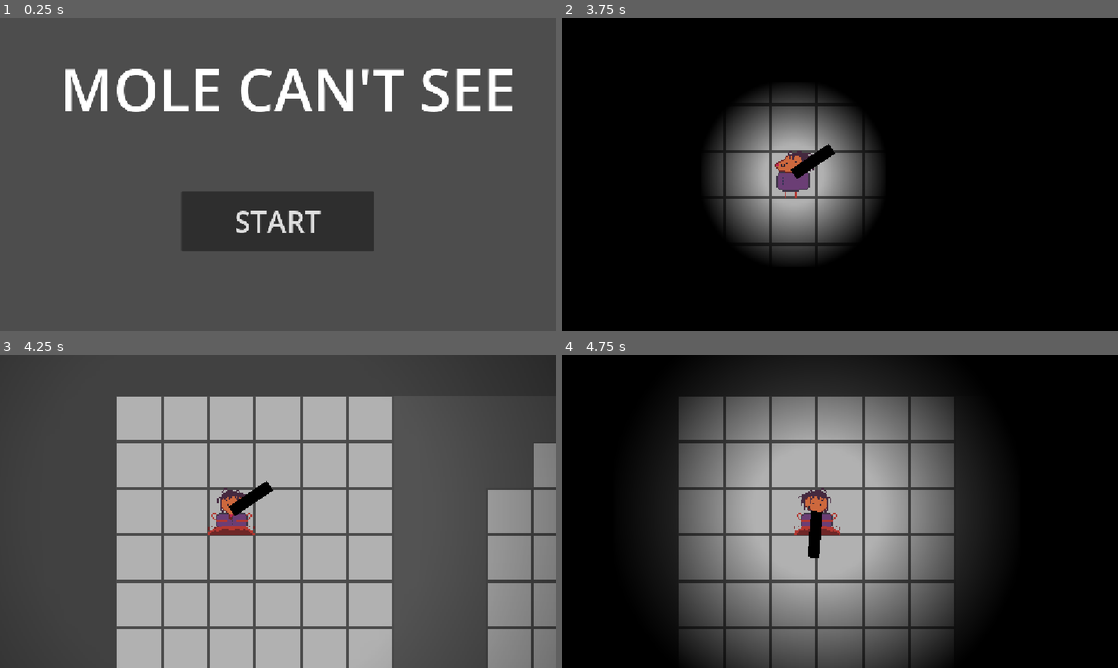
Above: before the commit, frames 1-4 (two rows, left to right).
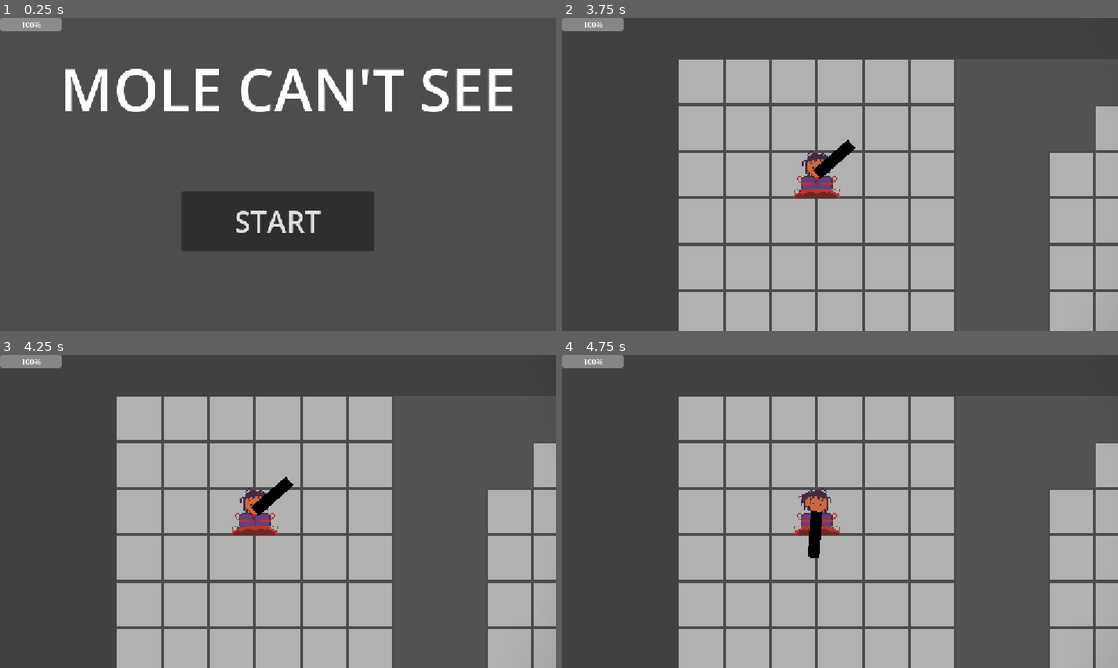
Above: after the commit, the same moments.

Repository: PandaMaki/game-jam-baudo
Game: Godot game, scene res://scenes/UI/main.tscn
Same seed, same stepped clock (60 frames per second), same inputs: the game is played once before the commit and once after it. The engine's default icon, where the game draws it, is replaced by a stand-in: a white triangle on a blue panel in a dark square.
Inputs (mouse positions are in pixels of both pictures, inside the frame that each line leads up to):
- Up to frame 1 (0.25 s): no input
- Up to frame 2 (3.75 s): click "START" at 0.5 s; click "Prototype" at 1.25 s; tap Enter (ui_accept) at 2, 2.27, 2.3, 2.57, 2.85, 3.02, 3.32, 3.5 s; move the mouse to (962, 158) at 2.02 s; hold D (right) 2.03-3.53 s; tap Space (shoot) at 2.1, 3.05, 3.6 s; move the mouse to (728, 190) at 2.77 s; move the mouse to (895, 105) at 3.52 s; hold A (left) from 3.53 s (still down)
- Up to frame 3 (4.25 s): keep holding A (left); tap Enter (ui_accept) at 3.8 s
- Up to frame 4 (4.75 s): move the mouse to (812, 574) at 4.27 s; release A (left) at 4.28 s; hold D (right) from 4.28 s (still down); tap Space (shoot) at 4.35 s; tap Enter (ui_accept) at 4.52 s

The runs differ from the first frame. In frame 1, 0.5% of the frame differs, in the area x 0-12%, y 0-5%; in frame 2, 98%, in the area x 0-100%, y 0-100%; in frame 3, 8.8%; in frame 4, 86%.
Error after the commit: Invalid access to property or key 'vrai_mort' on a base object of type 'CharacterBody2D (sorciere.gd)'. (res://scenes/ennemi/spawner/spawner_mob.gd:13)

Commit message:
ajout systeme de vie (ENFIN) et de la sorciere
dites moi si il y a un probleme

Diff:
--- a/ennemi_flamme.gd
+++ b/ennemi_flamme.gd
@@ -7,13 +7,17 @@
 var dead = false
 var balle = preload("res://scenes/balle/balle_ennemi.tscn")
 var peut_tirer = true
+var vie = 250
 
+func prendre_degat(degat):
+	vie -= degat
 
 
 
 func _physics_process(delta: float) -> void:
 	# Add the gravity.
-
+	if vie <= 0:
+		die()
 	# Handle jump.
 	if Input.is_action_just_pressed("ui_accept") and is_on_floor():
 		velocity.y = JUMP_VELOCITY
--- a/ennemi_rapide.gd
+++ b/ennemi_rapide.gd
@@ -7,7 +7,10 @@
 var dead = false
 var balle = preload("res://scenes/balle/balle_ennemi.tscn")
 var peut_tirer = true
+var vie = 100
 
+func prendre_degat(degat):
+	vie -= degat
 
 
 
@@ -15,6 +18,8 @@
 	$degat.enabled = false
 
 func _physics_process(delta: float) -> void:
+	if vie <= 0:
+		die()
 	if Input.is_action_just_pressed("ui_accept") and is_on_floor():
 		velocity.y = JUMP_VELOCITY
 	if $visée.is_colliding():
--- a/game.tscn
+++ b/game.tscn
@@ -7,6 +7,7 @@
 [ext_resource type="PackedScene" uid="uid://bpquuk3gv5mb" path="res://ennemi_à_pompe.tscn" id="4_fc0e3"]
 [ext_resource type="PackedScene" uid="uid://b5gsdgasm7jdw" path="res://ennemi_flamme.tscn" id="5_7jktm"]
 [ext_resource type="PackedScene" uid="uid://bprgdqqxfkn0s" path="res://ennemi_rapide.tscn" id="7_eow3j"]
+[ext_resource type="PackedScene" uid="uid://c7x4e40p5jlgy" path="res://sorciere.tscn" id="8_j5wjh"]
 
 [sub_resource type="Gradient" id="Gradient_mwb40"]
 colors = PackedColorArray(1, 1, 1, 1, 1, 1, 1, 1)
@@ -50,4 +51,7 @@
 [node name="ennemi3" parent="." unique_id=523428700 instance=ExtResource("7_eow3j")]
 position = Vector2(1114, 171)
 
+[node name="ennemi4" parent="." unique_id=1869121481 instance=ExtResource("8_j5wjh")]
+position = Vector2(392, 450)
+
 [connection signal="mort" from="Player" to="." method="_on_player_mort"]
--- a/scenes/UI/main.gd
+++ b/scenes/UI/main.gd
@@ -10,6 +10,8 @@
 
 func _on_menu_commencer() -> void:
 	$LevelChooser.show()
+	$game/Player.vie = 100
+	$game/Player/CanvasLayer/barre_de_vie.value = $game/Player.vie
 	$menu.hide()
 
 
--- a/scenes/balle/balle.gd
+++ b/scenes/balle/balle.gd
@@ -16,8 +16,8 @@
 		return
 
 	# 2. Si c'est l'ennemi, on le tue et on détruit la balle
-	if body.has_method("die"):
-		body.die() # Va activer le queue_free() de l'ennemi
+	if body.has_method("prendre_degat(degat)"):
+		body.prendre_degat(25) # Va activer le queue_free() de l'ennemi
 		print("ennemi est mort")
 		queue_free() # Détruit la balle
 		print("balle détruite")
--- a/scenes/balle/balle_ennemi.gd
+++ b/scenes/balle/balle_ennemi.gd
@@ -18,7 +18,7 @@
 
 	# 2. Si c'est l'ennemi, on le tue et on détruit la balle
 	if body is player:
-		body.die() # Va activer le queue_free() de l'ennemi
+		body.prendre_degat(25) # Va activer le queue_free() de l'ennemi
 		print("ennemi est mort")
 		queue_free() # Détruit la balle
 		print("balle détruite")
--- a/scenes/balle/flamme.gd
+++ b/scenes/balle/flamme.gd
@@ -18,7 +18,7 @@
 
 	# 2. Si c'est l'ennemi, on le tue et on détruit la balle
 	if body is player:
-		body.die() # Va activer le queue_free() de l'ennemi
+		body.prendre_degat(1) # Va activer le queue_free() de l'ennemi
 		print("ennemi est mort")
 		queue_free() # Détruit la balle
 		print("balle détruite")
--- a/scenes/balle/flamme.tscn
+++ b/scenes/balle/flamme.tscn
@@ -24,4 +24,7 @@
 
 [node name="VisibleOnScreenNotifier2D" type="VisibleOnScreenNotifier2D" parent="." unique_id=1368401861]
 
+[node name="Timer" type="Timer" parent="." unique_id=1529009897]
+
 [connection signal="body_entered" from="." to="." method="_on_body_entered"]
+[connection signal="timeout" from="Timer" to="." method="_on_timer_timeout"]
--- a/scenes/ennemi/ennemi.gd
+++ b/scenes/ennemi/ennemi.gd
@@ -7,13 +7,18 @@
 var dead = false
 var balle = preload("res://scenes/balle/balle_ennemi.tscn")
 var peut_tirer = true
+var vie = 200
+
+func prendre_degat(degat):
+	vie -= degat
 
 
 
 
 func _physics_process(delta: float) -> void:
 	# Add the gravity.
-
+	if vie <= 0:
+		die()
 	# Handle jump.
 	if Input.is_action_just_pressed("ui_accept") and is_on_floor():
 		velocity.y = JUMP_VELOCITY
--- a/scenes/ennemi/spawner/spawner_mob.gd
+++ b/scenes/ennemi/spawner/spawner_mob.gd
@@ -1,6 +1,7 @@
 extends Node2D
 @export var ennemi_scene : PackedScene
 var game = get_parent()
+var ennemies : Array[CharacterBody2D] = []
 # Called when the node enters the scene tree for the first time.
 func _ready() -> void:
 	game = get_parent()
@@ -9,9 +10,20 @@
 
 # Called every frame. 'delta' is the elapsed time since the previous frame.
 func _process(delta: float) -> void:
-	pass
+	game.vrai_mort.connect(_on_game_vrai_mort)
 
 func spawn():
 	var ennemi = ennemi_scene.instantiate()
 	ennemi.global_position = $Marker2D.global_position
 	game.add_child.call_deferred(ennemi)
+	ennemies.append(ennemi)
+
+func despawn():
+	for i in ennemies:
+		var tout_le_monde = i
+		if tout_le_monde.is_instance_valid():
+			queue_free()
+	ennemies.clear()
+func _on_game_vrai_mort():
+	game.vrai_mort.connect(_on_game_vrai_mort)
+	despawn()
--- a/scenes/ennemi/spawner/spawner_mob.tscn
+++ b/scenes/ennemi/spawner/spawner_mob.tscn
@@ -1,7 +1,7 @@
 [gd_scene format=3 uid="uid://cpqx0lvrw1upx"]
 
 [ext_resource type="Script" uid="uid://b46qg6ds0pyp3" path="res://scenes/ennemi/spawner/spawner_mob.gd" id="1_8je6w"]
-[ext_resource type="PackedScene" uid="uid://iv24j2lstkvs" path="res://scenes/ennemi/ennemi.tscn" id="2_8enx5"]
+[ext_resource type="PackedScene" uid="uid://iv24j2lstkvs" path="res://ennemi.tscn" id="2_8enx5"]
 
 [node name="spawner_mob" type="Node2D" unique_id=1146077950]
 script = ExtResource("1_8je6w")
--- a/scenes/player/player.gd
+++ b/scenes/player/player.gd
@@ -11,6 +11,8 @@
 @export var taille_case = 32
 # Durée (en secondes) pour glisser d'une case à l'autre
 @export var duree_deplacement = 0.08
+@export var vie_max = 100
+var vie = 100
 
 # Vrai pendant l'animation : empêche de lancer un 2e déplacement en même temps
 var en_mouvement = false
@@ -19,10 +21,17 @@
 	#lumière allumée
 	var tween = create_tween()
 	tween.tween_property($PointLight2D, "texture_scale", 10.0, 0.2)
+	$CanvasLayer/barre_de_vie.max_value = vie_max
+	$CanvasLayer/barre_de_vie.value = vie
+
+func prendre_degat(degat):
+	vie -= degat
+	$CanvasLayer/barre_de_vie.value = vie
 
 func _unhandled_input(event: InputEvent) -> void:
 	if en_mouvement:
 		return
+
 
 	if event.is_action_pressed("up"):
 		essayer_deplacer(Vector2.UP)
@@ -77,3 +86,7 @@
 
 	#on passe a l'animation hors de terre
 	$AnimatedSprite2D.animation = "sortie_de_terre"
+
+func _process(delta: float) -> void:
+	if vie <= 0:
+		die()
--- a/scenes/player/player.tscn
+++ b/scenes/player/player.tscn
@@ -121,4 +121,10 @@
 scale = Vector2(4, 4)
 texture = SubResource("GradientTexture2D_apd2n")
 
+[node name="CanvasLayer" type="CanvasLayer" parent="." unique_id=9894204]
+
+[node name="barre_de_vie" type="ProgressBar" parent="CanvasLayer" unique_id=2080266704]
+offset_right = 128.0
+offset_bottom = 27.0
+
 [connection signal="timeout" from="TimerNoir" to="." method="_on_timer_noir_timeout"]
--- a/scripts/script_ennemi/ennemi_à_pompe.gd
+++ b/scripts/script_ennemi/ennemi_à_pompe.gd
@@ -7,13 +7,17 @@
 var dead = false
 var balle = preload("res://scenes/balle/balle_ennemi.tscn")
 var peut_tirer = true
+var vie = 400
 
+func prendre_degat(degat):
+	vie -= degat
 
 
 
 func _physics_process(delta: float) -> void:
 	# Add the gravity.
-
+	if vie <= 0:
+		die()
 	# Handle jump.
 	if Input.is_action_just_pressed("ui_accept") and is_on_floor():
 		velocity.y = JUMP_VELOCITY
--- /dev/null
+++ b/sorciere.gd
@@ -0,0 +1,75 @@
+extends CharacterBody2D
+
+
+const SPEED = 300.0
+const JUMP_VELOCITY = -400.0
+var cible = null
+var dead = false
+var balle = preload("res://scenes/balle/balle_ennemi.tscn")
+var peut_tirer = true
+var vie = 300
+
+func prendre_degat(degat):
+	vie -= degat
+
+
+
+func _physics_process(delta: float) -> void:
+	# Add the gravity.
+	if vie <= 0:
+		die()
+	# Handle jump.
+	if Input.is_action_just_pressed("ui_accept") and is_on_floor():
+		velocity.y = JUMP_VELOCITY
+	if $visée.is_colliding():
+		var touche = $visée.get_collider()
+		# On vérifie que l'objet existe encore avant de l'utiliser
+		if is_instance_valid(touche) and touche.is_in_group("player") and peut_tirer:
+			tirer()
+			peut_tirer = false
+			$Timer.start()
+	if cible != null:
+		invocation()
+		$invocation_timer.start()
+		look_at(cible.global_position)
+		$NavigationAgent2D.target_position = cible.global_position
+		var direction_mouvement = $NavigationAgent2D.get_next_path_position()
+		var direction_jsp = direction_mouvement -global_position
+		var direction_normalisé = direction_jsp.normalized()
+		if direction_normalisé != Vector2.ZERO:
+			velocity = direction_normalisé*SPEED
+		else:
+			velocity.x = move_toward(velocity.x, 0, SPEED)
+			velocity.y = move_toward(velocity.y, 0, SPEED)
+	# Get the input direction and handle the movement/deceleration.
+	# As good practice, you should replace UI actions with custom gameplay actions.
+
+
+	move_and_slide()
+
+func die():
+	queue_free()
+
+func _on_area_2d_body_entered(body: Node2D) -> void:
+	cible = body
+func tirer():
+	var new_ball = balle.instantiate()
+	var direction = $visée
+	new_ball.direction = (cible.global_position - direction.global_position).normalized()
+	new_ball.global_position = direction.global_position
+	new_ball.rotation = new_ball.direction.angle()
+
+	get_tree().current_scene.add_child(new_ball)
+
+
+func _on_timer_timeout() -> void:
+	peut_tirer = true
+
+func invocation():
+	$spawner_mob.spawn()
+	$spawner_mob2.spawn()
+	$spawner_mob3.spawn()
+	$spawner_mob4.spawn()
+
+func _on_invocation_timer_timeout() -> void:
+	invocation()
--- /dev/null
+++ b/sorciere.tscn
@@ -0,0 +1,69 @@
+[gd_scene format=3 uid="uid://c7x4e40p5jlgy"]
+
+[ext_resource type="Script" uid="uid://b5tijtd7bxnpb" path="res://sorciere.gd" id="1_0cec3"]
+[ext_resource type="PackedScene" uid="uid://cpqx0lvrw1upx" path="res://scenes/ennemi/spawner/spawner_mob.tscn" id="2_txiy4"]
+[ext_resource type="PackedScene" uid="uid://bprgdqqxfkn0s" path="res://ennemi_rapide.tscn" id="3_lqvhw"]
+
+[sub_resource type="Gradient" id="Gradient_5npyw"]
+offsets = PackedFloat32Array(0.012048192, 1)
+colors = PackedColorArray(1, 0, 0, 1, 1, 0, 0, 1)
+
+[sub_resource type="GradientTexture1D" id="GradientTexture1D_ssvtb"]
+gradient = SubResource("Gradient_5npyw")
+
+[sub_resource type="RectangleShape2D" id="RectangleShape2D_ssvtb"]
+size = Vector2(74, 65)
+
+[sub_resource type="RectangleShape2D" id="RectangleShape2D_ux1y0"]
+size = Vector2(866, 731)
+
+[node name="ennemi" type="CharacterBody2D" unique_id=504666815 groups=["ennemi"]]
+collision_layer = 2
+script = ExtResource("1_0cec3")
+
+[node name="Sprite2D" type="Sprite2D" parent="." unique_id=1007100569]
+scale = Vector2(0.28515625, 65)
+texture = SubResource("GradientTexture1D_ssvtb")
+
+[node name="CollisionShape2D" type="CollisionShape2D" parent="." unique_id=1966610797]
+position = Vector2(0, 0.5)
+shape = SubResource("RectangleShape2D_ssvtb")
+
+[node name="NavigationAgent2D" type="NavigationAgent2D" parent="." unique_id=1369964738]
+
+[node name="Area2D" type="Area2D" parent="." unique_id=1730165307]
+
+[node name="CollisionShape2D" type="CollisionShape2D" parent="Area2D" unique_id=331268232]
+position = Vector2(2, -8.5)
+shape = SubResource("RectangleShape2D_ux1y0")
+
+[node name="visée" type="RayCast2D" parent="." unique_id=1691809256]
+position = Vector2(38, 0)
+target_position = Vector2(236, 1)
+
+[node name="Timer" type="Timer" parent="." unique_id=2145972395]
+wait_time = 0.5
+one_shot = true
+
+[node name="spawner_mob" parent="." unique_id=1146077950 instance=ExtResource("2_txiy4")]
+position = Vector2(0, 123)
+ennemi_scene = ExtResource("3_lqvhw")
+
+[node name="spawner_mob2" parent="." unique_id=989284914 instance=ExtResource("2_txiy4")]
+position = Vector2(201, -1)
+ennemi_scene = ExtResource("3_lqvhw")
+
+[node name="spawner_mob3" parent="." unique_id=1629480766 instance=ExtResource("2_txiy4")]
+position = Vector2(-182, 5)
+ennemi_scene = ExtResource("3_lqvhw")
+
+[node name="spawner_mob4" parent="." unique_id=781997773 instance=ExtResource("2_txiy4")]
+position = Vector2(3, -159)
+ennemi_scene = ExtResource("3_lqvhw")
+
+[node name="invocation_timer" type="Timer" parent="." unique_id=1368332985]
+wait_time = 10.0
+
+[connection signal="body_entered" from="Area2D" to="." method="_on_area_2d_body_entered"]
+[connection signal="timeout" from="Timer" to="." method="_on_timer_timeout"]
+[connection signal="timeout" from="invocation_timer" to="." method="_on_invocation_timer_timeout"]
Not shown, added: sorciere.gd.uid
